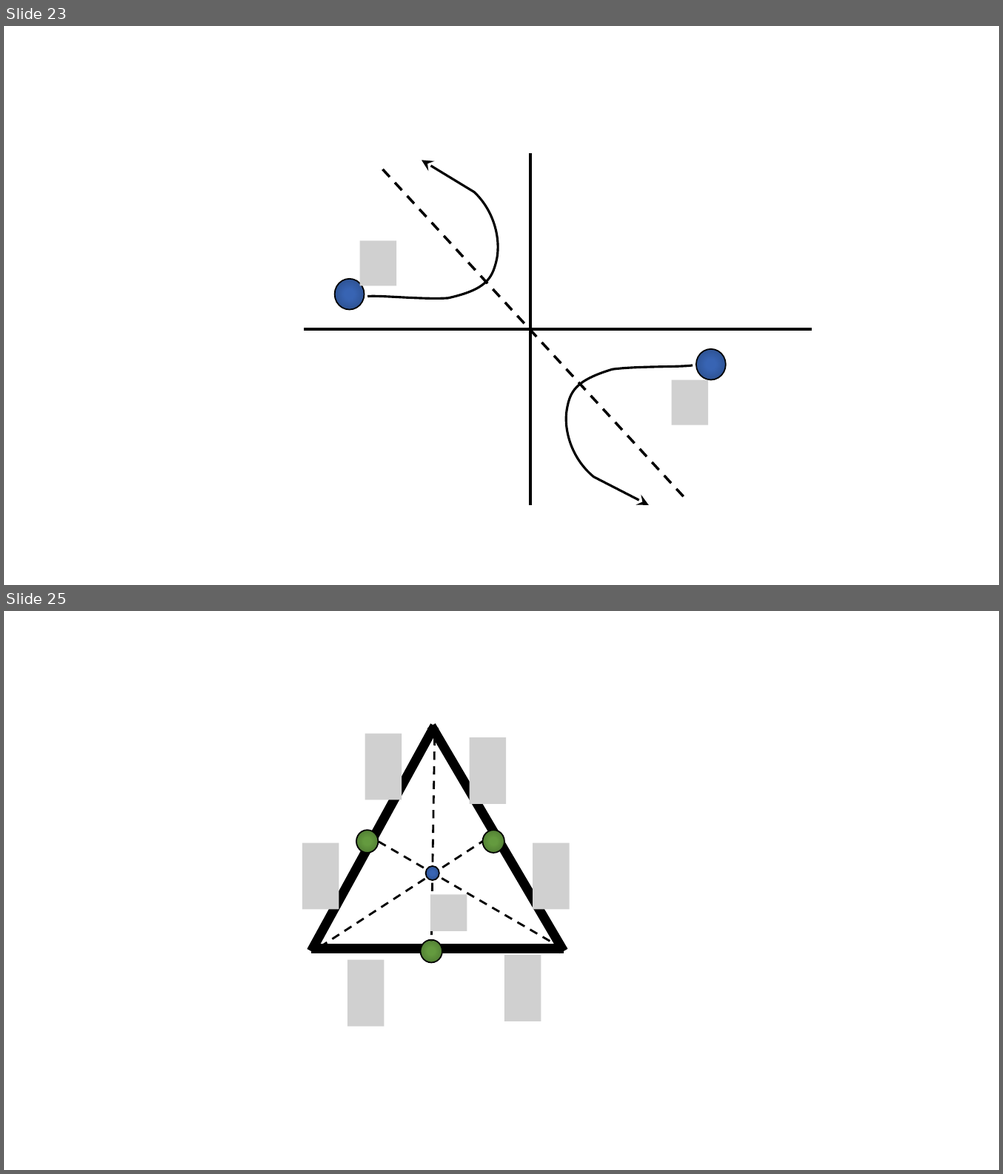
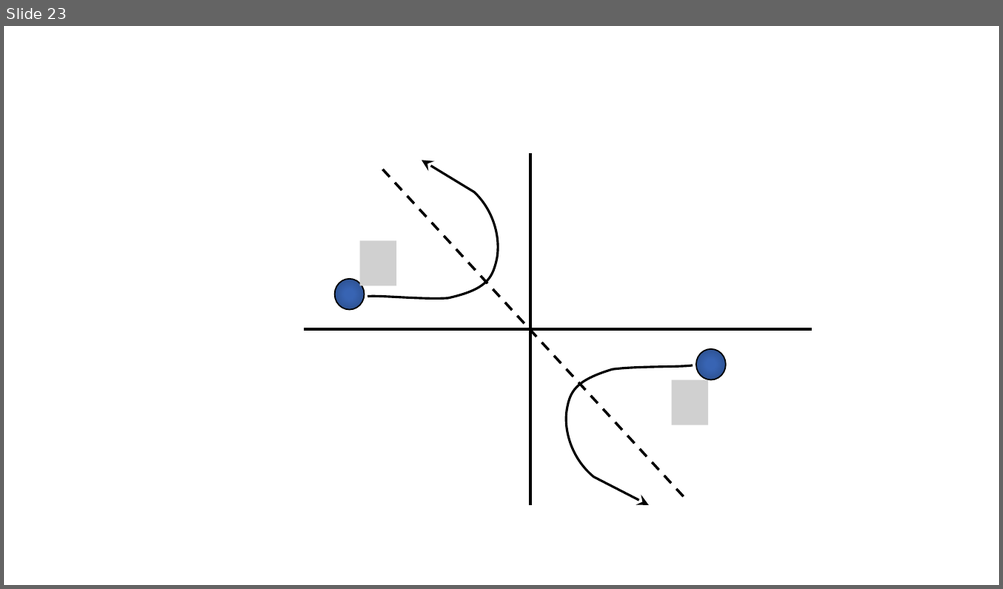
Before and after one commit to savchenko-physics/savchenko-physics.github.io, a slide deck: volunteer/Drawings.pptx. Shown one above the other, each under a label of ours: slides 23 and 25 before the commit, slide 23 after it; the slides between them are not shown. The pictures are 1003x1174 and 1003x589 pixels, drawn with LibreOffice and Linux fonts; fonts in the diff are those of the drawing; grey boxes stand for pictures. Boxes give left, top, right and bottom in pixels: in the first picture for what was removed or moved away, otherwise in the second. Text is boxed around its words. In the diff, an @@ line names an element or a change of style, - is before the commit and + after.

```diff
--- a/volunteer/Drawings.pptx
+++ b/volunteer/Drawings.pptx
@@ slide 25 removed at bbox=[4, 611, 999, 1170], background #FFFFFF @@
@@ line removed from (311, 951) to (435, 726) @@
@@ picture removed at bbox=[365, 733, 401, 800] @@
@@ line removed from (563, 951) to (432, 726) @@
@@ line removed from (435, 737) to (432, 942) @@
@@ picture removed at bbox=[469, 738, 506, 804] @@
@@ ellipse removed at bbox=[356, 830, 378, 854] @@
@@ ellipse removed at bbox=[482, 830, 504, 854] @@
@@ picture removed at bbox=[302, 843, 339, 909] @@
@@ line removed from (319, 948) to (482, 842) @@
@@ line removed from (562, 949) to (378, 842) @@
@@ picture removed at bbox=[532, 843, 569, 909] @@
@@ ellipse removed at bbox=[426, 866, 439, 880] @@
@@ picture removed at bbox=[430, 894, 466, 931] @@
@@ ellipse removed at bbox=[421, 940, 442, 963] @@
@@ line removed from (563, 949) to (311, 949) @@
@@ picture removed at bbox=[347, 960, 384, 1027] @@
@@ picture removed at bbox=[505, 955, 541, 1022] @@
```
Also in this commit, not shown: 2 slides added, 2 other slides removed, 10 other files.
